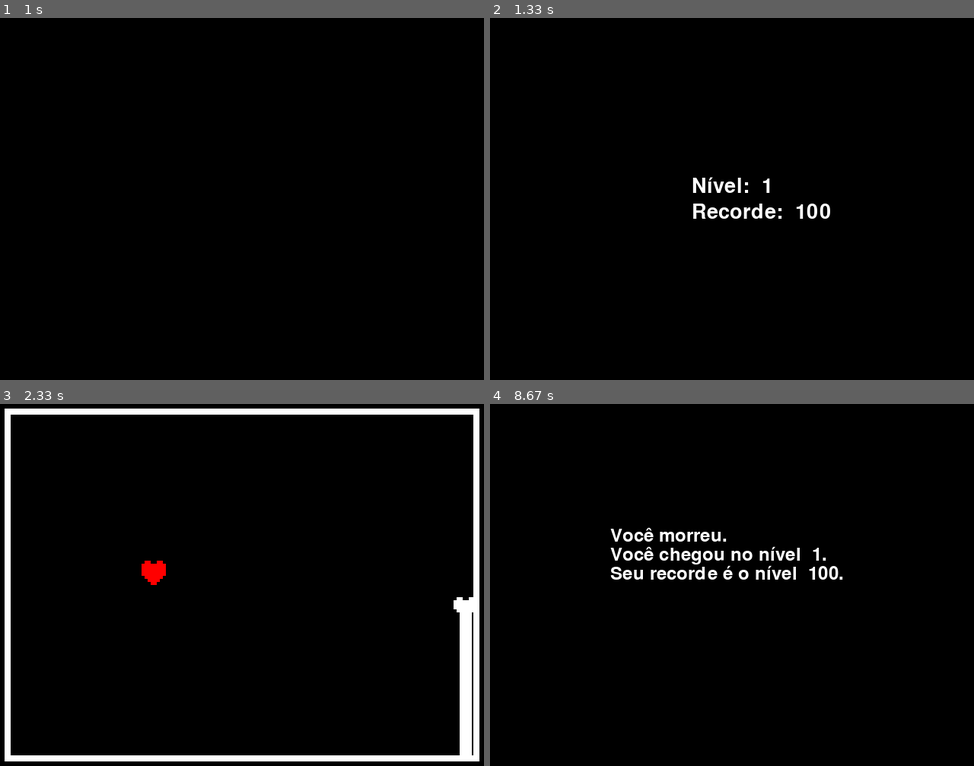
Above: before the commit, frames 1-4 (two rows, left to right).
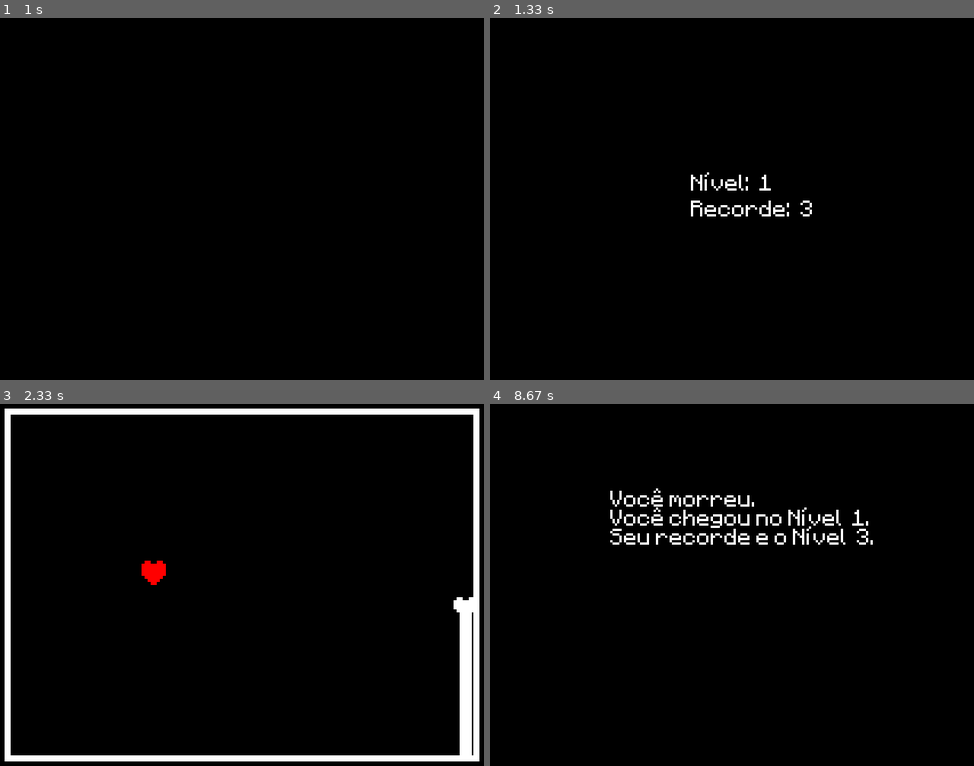
Above: after the commit, the same moments.

Repository: kwwala/eosso
Game: pygame game, started from game.py
The game is run twice, just before and just after one commit, with the same random seed, the same clock (stepped at 60 frames per second) and the same inputs.
Inputs:
- Up to frame 1 (1 s): no input
- Up to frame 2 (1.33 s): no input
- Up to frame 3 (2.33 s): hold Left from 1.83 s (still down)
- Up to frame 4 (8.67 s): release Left at 2.37 s; hold Down 2.4-2.7 s; hold Left 2.73-3.13 s; hold Up 3.17-3.53 s; hold Right 3.57-4.2 s; hold Down 4.23-4.6 s; hold Left 4.63-5.1 s; hold Right 5.13-5.6 s

Frame 1 is identical in both runs. In frame 2, 1.0% of the frame differs, in the area x 41-71%, y 42-56%; in frame 3, nothing differs; in frame 4, 3.4%, in the area x 24-80%, y 23-49%.

Commit message:
teste com menu

Diff:
--- a/game.py
+++ b/game.py
@@ -1,6 +1,7 @@
 import pygame
 import math
 import time
+import os
 
 # básico pygame
 pygame.init()
@@ -11,7 +12,9 @@
 pygame.display.set_icon(icon)
 
 # coisas úteis
-font = pygame.font.Font(None, 40)
+font_path = os.path.join(os.path.dirname(__file__), "fonts", "minecraftia.ttf")
+font = pygame.font.Font(font_path, 24)
+print(font_path)
 width, height = screen.get_size()
 
 # jogador/coração
@@ -22,7 +25,7 @@
 
 # níveis
 level = 1
-maxlevel = 100 # placeholder
+maxlevel = 3 # placeholder
 newlevel = True
 
 # plataforma
@@ -78,13 +81,14 @@
 wait_time = 1000
 
 def deathscreen():
-    global start_time, display_stage
+    global start_time, display_stage, maxlevel, font
     heart = pygame.image.load("images/heart64x.png")
     heart_dead = pygame.image.load("images/heartdead64x.png")
-    font = pygame.font.Font(None, 36)
-
-    screen.fill((0, 0, 0))
+
+    screen.fill((0, 0, 0))
+    pygame.mixer.music.unload()
     pygame.mixer.music.stop()
+
     screen.blit(heart, (x - 16, y - 16))
     sound1.play()
     pygame.display.flip()
@@ -101,20 +105,26 @@
     pygame.display.flip()
     pygame.time.delay(1000)
 
+    pygame.mixer.music.load("sounds/determination.ogg")
+    pygame.mixer.music.play()
     surface_youdied = font.render(f"Você morreu.", True, 'white')
-    surface_levelreached = font.render(f"Você chegou no nível {level: .0f}.", True, 'white')
-    surface_maxlevelreached = font.render(f"Seu recorde é o nível {maxlevel: .0f}.", True, 'white')
-    screen.blit(surface_youdied, (width / 4, (width / 3) - 50))
-    screen.blit(surface_levelreached, (width / 4, (width / 3) - 25))
-    screen.blit(surface_maxlevelreached, (width / 4, (width / 3)))
+    surface_levelreached = font.render(f"Você chegou no Nível {level: .0f}.", True, 'white')
+    if level > maxlevel:
+        surface_maxlevelreached = font.render(f"Você bateu seu recorde de {maxlevel: .0f}!", True, 'white')
+        maxlevel = level
+    else:
+        surface_maxlevelreached = font.render(f"Seu recorde e o Nível {maxlevel: .0f}.", True, 'white')
+    screen.blit(surface_youdied, (width / 4, (width / 4) - 50))
+    screen.blit(surface_levelreached, (width / 4, (width / 4) - 25))
+    screen.blit(surface_maxlevelreached, (width / 4, (width / 4)))
     pygame.display.flip()
     while True:
         for event in pygame.event.get():
             if event.type == pygame.MOUSEBUTTONUP:
                 pos = pygame.mouse.get_pos()
-                # enquanto eu não faço o
+
                 pygame.quit()
-                exit()
+                exit() # enquanto eu não faço tudo direitinho eu coloco pra fechar a janela pra ver se funciona o básico
                 break
             elif event.type == pygame.QUIT:
                 pygame.quit()
@@ -187,7 +197,6 @@
         if bonex <= -16:
             level += 1
             bonex = width
-            level += 1
             newlevel = True
     elif level == 2:
         bonex -= 4
@@ -258,7 +267,6 @@
 
     # morte
     if heart_rect.colliderect(bones_rect) or heart_rect.colliderect(flippedbone_rect):
-
         deathscreen()
 
     pygame.display.flip()
--- a/tests.py
+++ b/tests.py
@@ -4,7 +4,7 @@
 pygame.init()
 
 # Configurações da tela
-screen = pygame.display.set_mode((800, 600))
+screen = pygame.display.set_mode((640, 480))
 pygame.display.set_caption("Retângulo Transparente")
 width, height = screen.get_size()
 
@@ -16,19 +16,24 @@
 
 borda = pygame.Surface((width - 16, height - 16), pygame.SRCALPHA)
 borda.fill((0, 0, 0, 0))
-
+startscreen = pygame.image.load("images/start.png")
 # Loop principal
 rodando = True
 while rodando:
     screen.fill((30, 30, 30))  # Fundo escuro para contraste
-    for evento in pygame.event.get():
-        if evento.type == pygame.QUIT:
+    for event in pygame.event.get():
+        if event.type == pygame.MOUSEBUTTONUP:
+                pos = pygame.mouse.get_pos()
+                print(pos)
+                if 255 <= pos[1] <= 350 and 255 <= pos[0] <= 410:
+                    pygame.quit()
+                    exit() # enquanto eu não faço tudo direitinho eu coloco pra fechar a janela pra ver se funciona o básico
+        elif event.type == pygame.QUIT:
             rodando = False
-
     # Desenhando o retângulo transparente
     screen.blit(borda, (300, 250))
-    pygame.draw.rect(screen, "black", (0, 0, width, height), 8)
-    pygame.draw.rect(screen, "white", (8, 8, width - 16, height - 16), 8)
+    screen.blit(startscreen, (0, 0))
+    pygame.draw.rect(screen, "cyan", (225, 255, 190, 95), 1)
 
     # Atualiza a tela
     pygame.display.flip()
Binary file added: fonts/minecraftia.ttf
Binary file added: images/start.png
Not shown, added: sounds/determination.ogg
